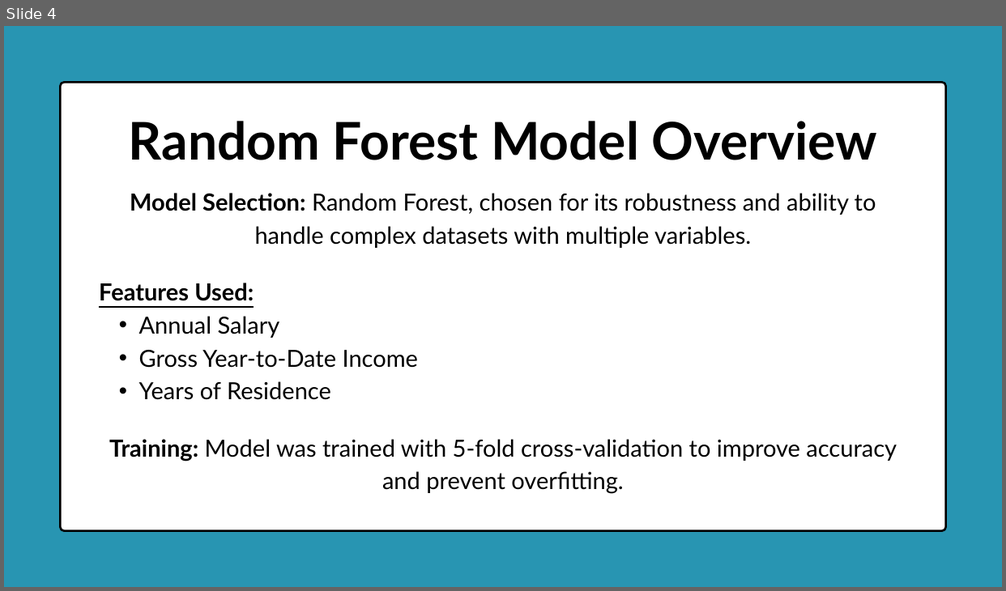
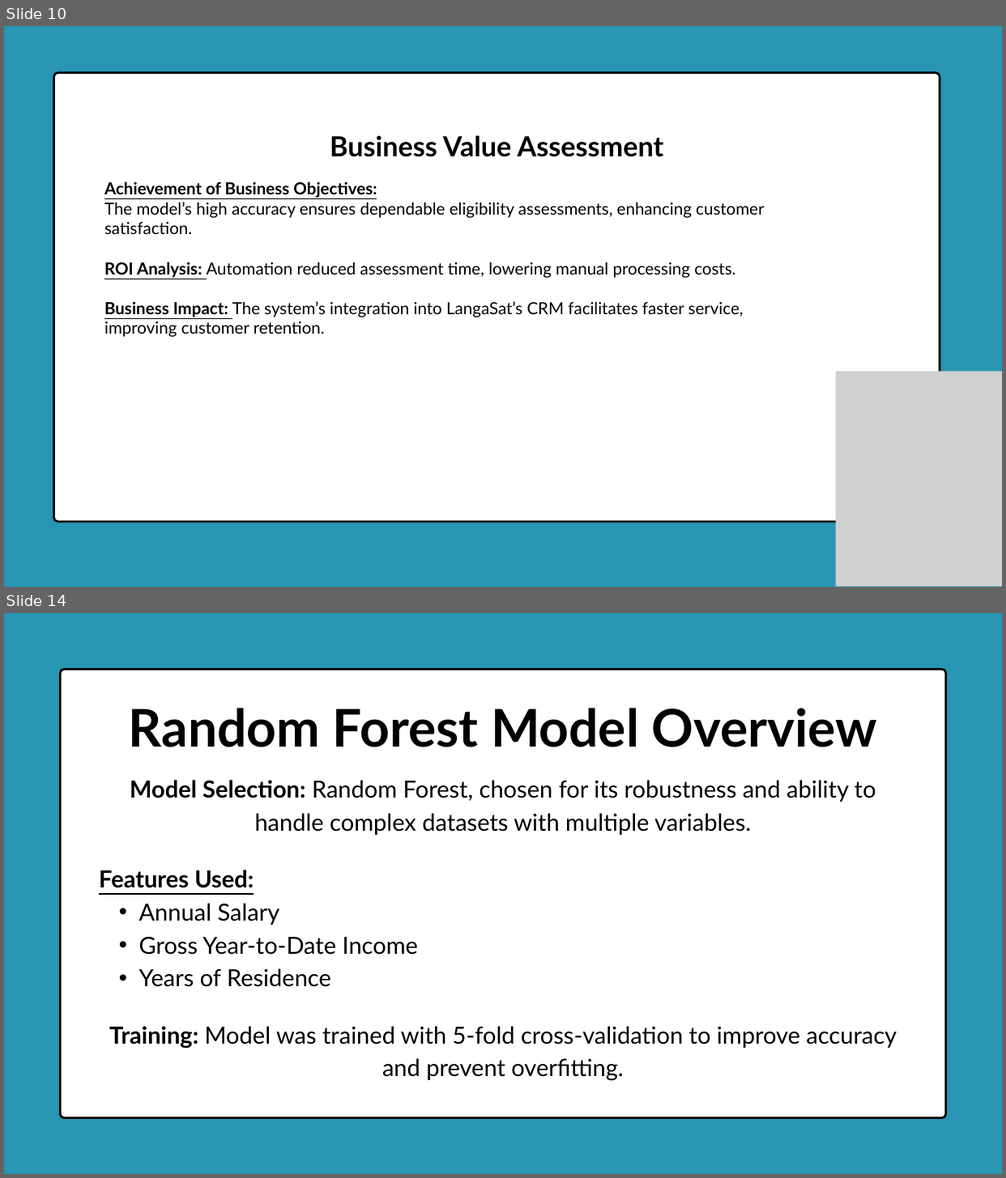
Before and after one commit to Delight-Chipiro/Customer_Eligibility_System, a slide deck: Documentation/Satellite Service Eligibility Checker.pptx. Shown one above the other, each under a label of ours: slide 4 before the commit, slides 10 and 14 after it; the slides between them are not shown. The pictures are 1006x591 and 1006x1178 pixels, drawn with LibreOffice and Linux fonts; fonts in the diff are those of the drawing; grey boxes stand for pictures. Boxes give left, top, right and bottom in pixels: in the first picture for what was removed or moved away, otherwise in the second. Text is boxed around its words. In the diff, an @@ line names an element or a change of style, - is before the commit and + after.

```diff
--- a/Documentation/Satellite Service Eligibility Checker.pptx
+++ b/Documentation/Satellite Service Eligibility Checker.pptx
@@ slide 10 added at bbox=[4, 26, 1002, 587], background #2895B2 @@
@@ freeform shape added at bbox=[54, 73, 940, 522], fill #FFFFFF, outline #000000 3 pt @@
@@ text added at bbox=[330, 135, 664, 157], 40 pt, text #000000, bold @@
+Business Value Assessment
@@ text added at bbox=[104, 182, 764, 318], 24 pt, text #000000 @@
+Achievement of Business Objectives:
+The model’s high accuracy ensures dependable eligibility assessments, enhancing customer satisfaction.
+ROI Analysis: Automation reduced assessment time, lowering manual processing costs.
+Business Impact: The system’s integration into LangaSat’s CRM facilitates faster service, improving customer retention.
@@ picture added at bbox=[836, 371, 1002, 587] @@
@@ what was slide 4 is now slide 14 @@
```
Also in this commit, not shown: 3 slides changed, 13 other slides added, 1 slide removed.
